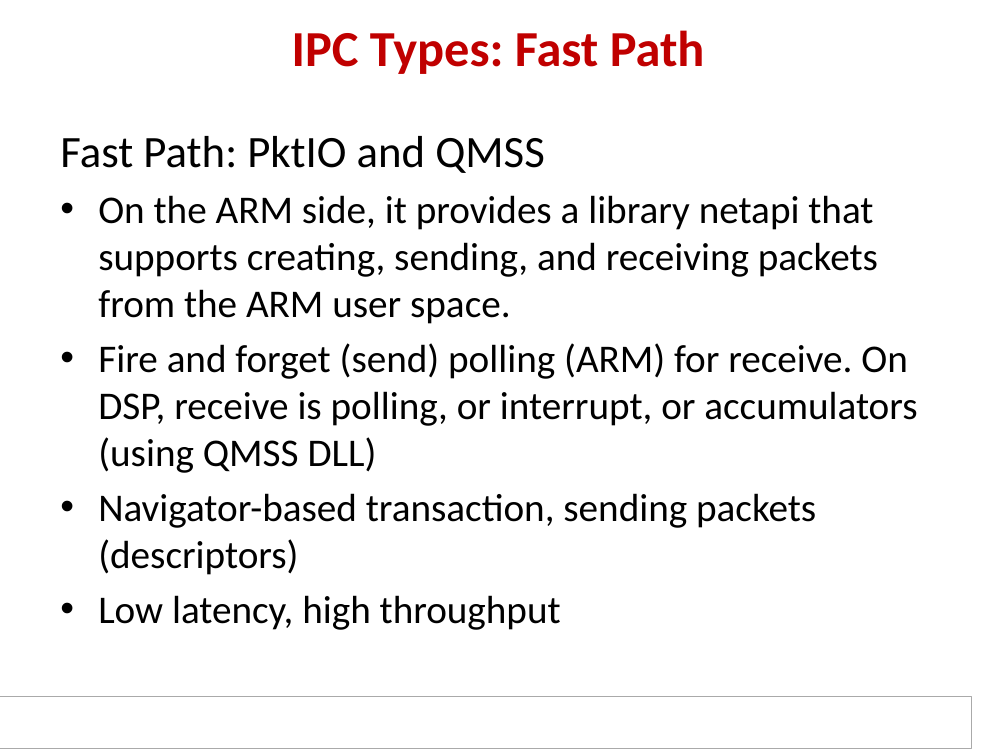
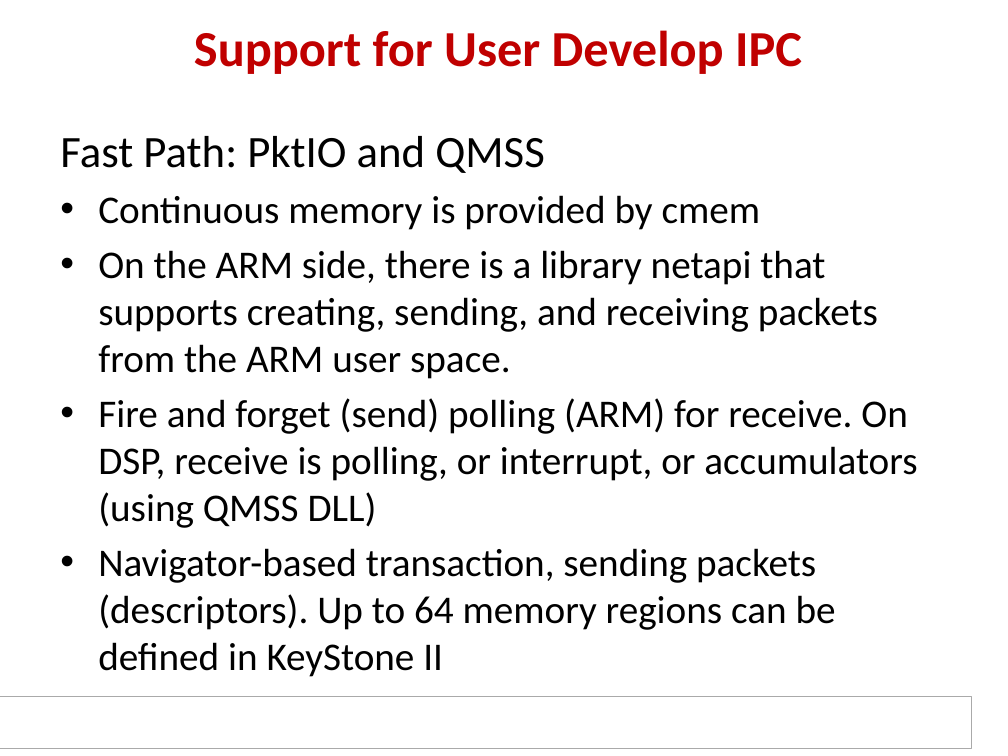
Before and after one commit to hari1989/keystone-workshop, a slide deck: slide 48 of slides/KeyStone ARM DSP.pptx (slide 46 before the commit). Drawn at 1008x756 pixels with LibreOffice and Linux fonts; fonts in the diff are those of the drawing; background and template pictures are left out. Boxes give left, top, right and bottom in pixels: in the first picture for what was removed or moved away, otherwise in the second. Text is boxed around its words. In the diff, an @@ line names an element or a change of style, - is before the commit and + after.

```diff
--- a/slides/KeyStone ARM DSP.pptx
+++ b/slides/KeyStone ARM DSP.pptx
@@ title at box(194, 30, 802, 74): text changed @@
-IPC Types: Fast Path
+Support for User Develop IPC
@@ text at box(98, 195, 878, 379): text changed @@
-• On the ARM side, it provides a library netapi that supports creating, sending, and receiving packets from the ARM user space.
+• Continuous memory is provided by cmem
+• On the ARM side, there is a library netapi that supports creating, sending, and receiving packets from the ARM user space.
@@ text at box(98, 548, 836, 677): text changed @@
-• Navigator-based transaction, sending packets (descriptors)
-• Low latency, high throughput
+• Navigator-based transaction, sending packets (descriptors). Up to 64 memory regions can be defined in KeyStone II
```
Also in this commit, not shown: 15 other slides changed, 8 slides added, 15 slides removed.
